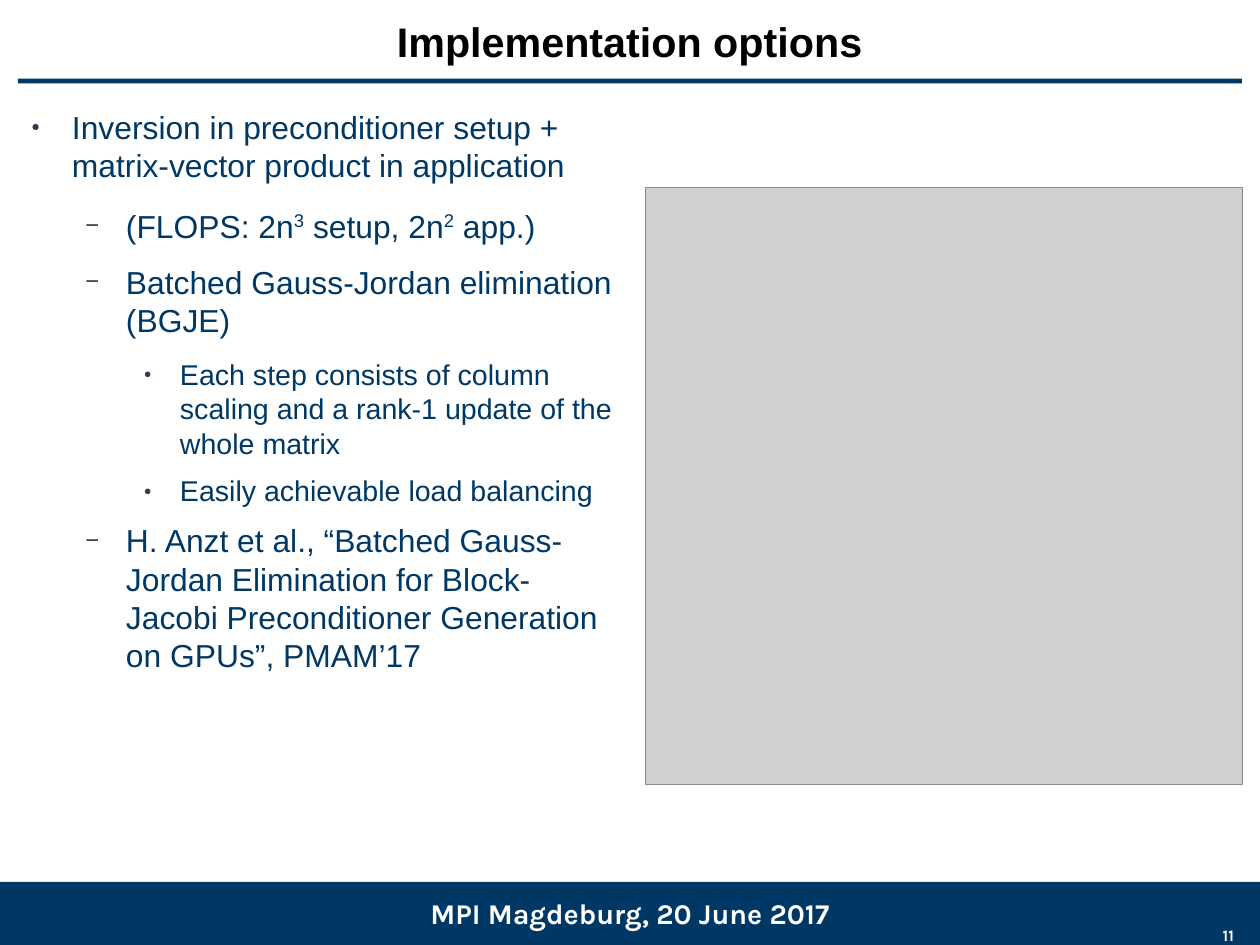
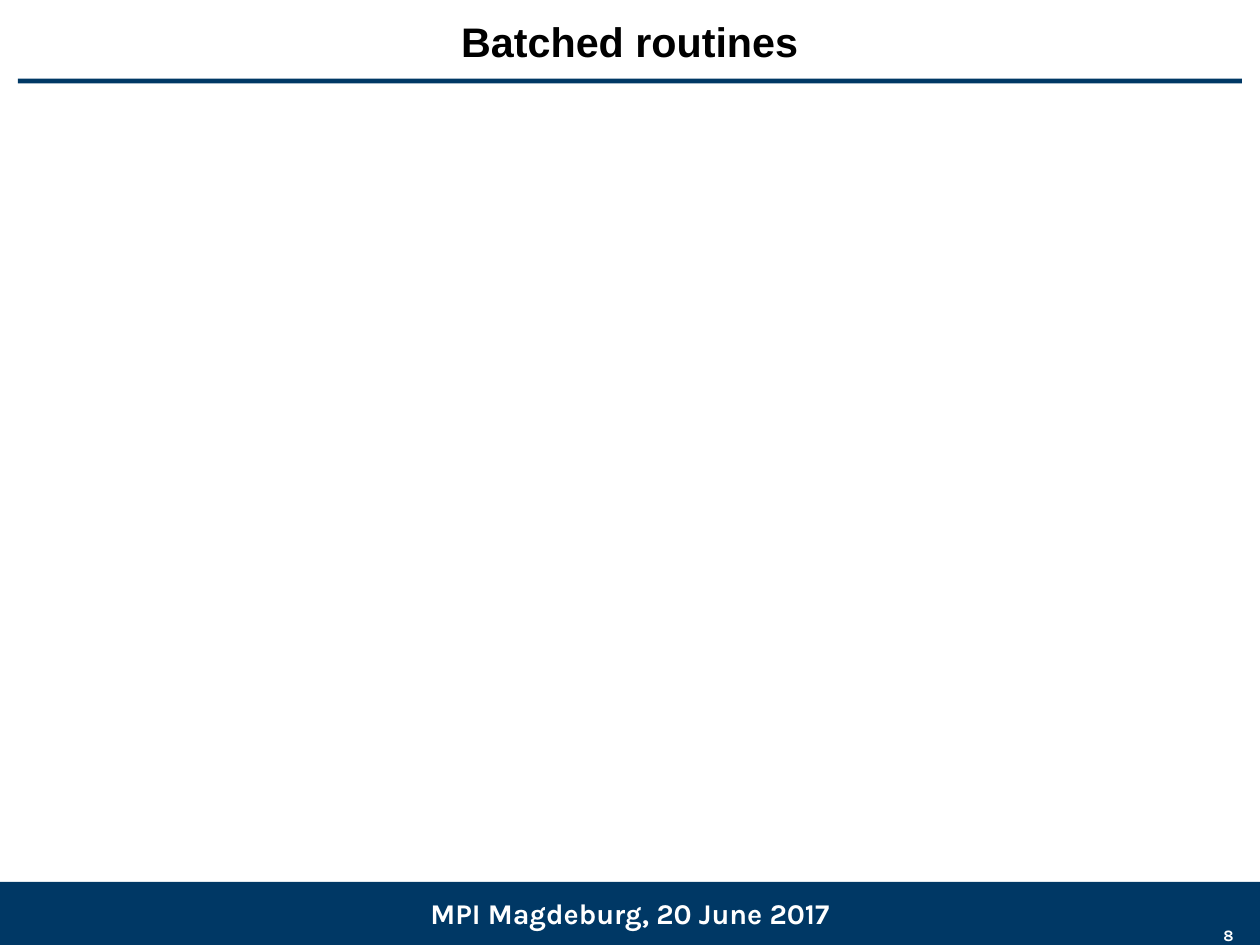
Before and after one commit to gflegar/talks, a slide deck: slide 8 of mpi_magdeburg_2017_06/slides.odp (slide 11 before the commit). Drawn at 1260x945 pixels with LibreOffice and Linux fonts; fonts in the diff are those of the drawing; grey boxes stand for pictures; background and template pictures are left out. Boxes give left, top, right and bottom in pixels: in the first picture for what was removed or moved away, otherwise in the second. Text is boxed around its words. In the diff, an @@ line names an element or a change of style, - is before the commit and + after.

Commit message:
Finish text for MPI

```diff
--- a/mpi_magdeburg_2017_06/slides.odp
+++ b/mpi_magdeburg_2017_06/slides.odp
@@ title at (461,27,798,58): text changed @@
-Implementation options
+Batched routines
@@ text removed at (72,116,612,671) @@
-● Inversion in preconditioner setup + matrix-vector product in application
-  − (FLOPS: 2n3 setup, 2n2 app.)
-  − Batched Gauss-Jordan elimination (BGJE)
-    ● Each step consists of column scaling and a rank-1 update of the whole matrix
-    ● Easily achievable load balancing
-  − H. Anzt et al., “Batched Gauss-Jordan Elimination for Block-Jacobi Preconditioner Generation on GPUs”, PMAM’17
@@ picture removed at (645,188,1243,785) @@
@@ page number at (1223,930,1233,942): text changed @@
-11
+8
```
Also in this commit, not shown: 13 other slides changed, 3 slides added, 2 slides removed.
